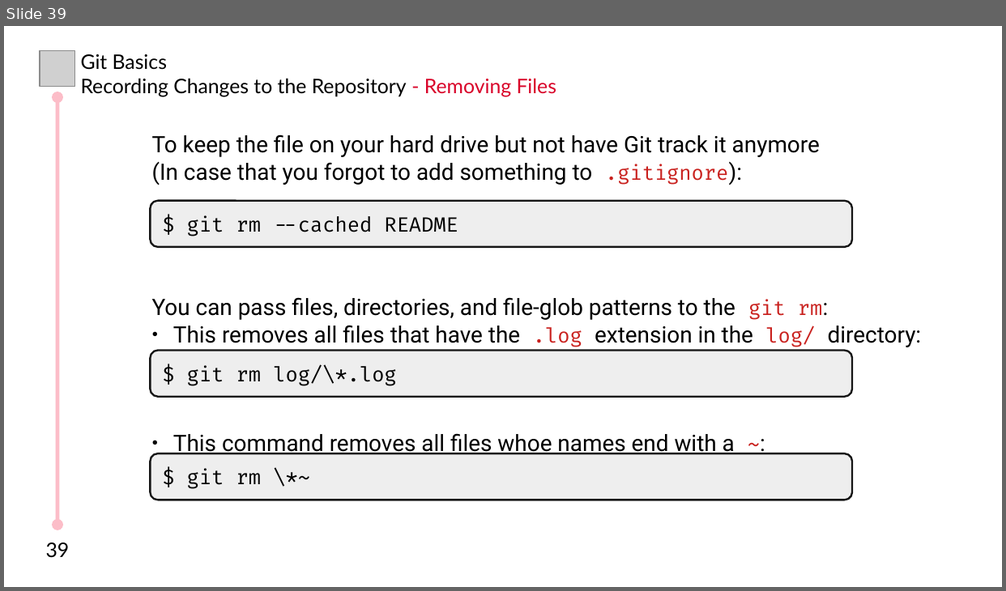
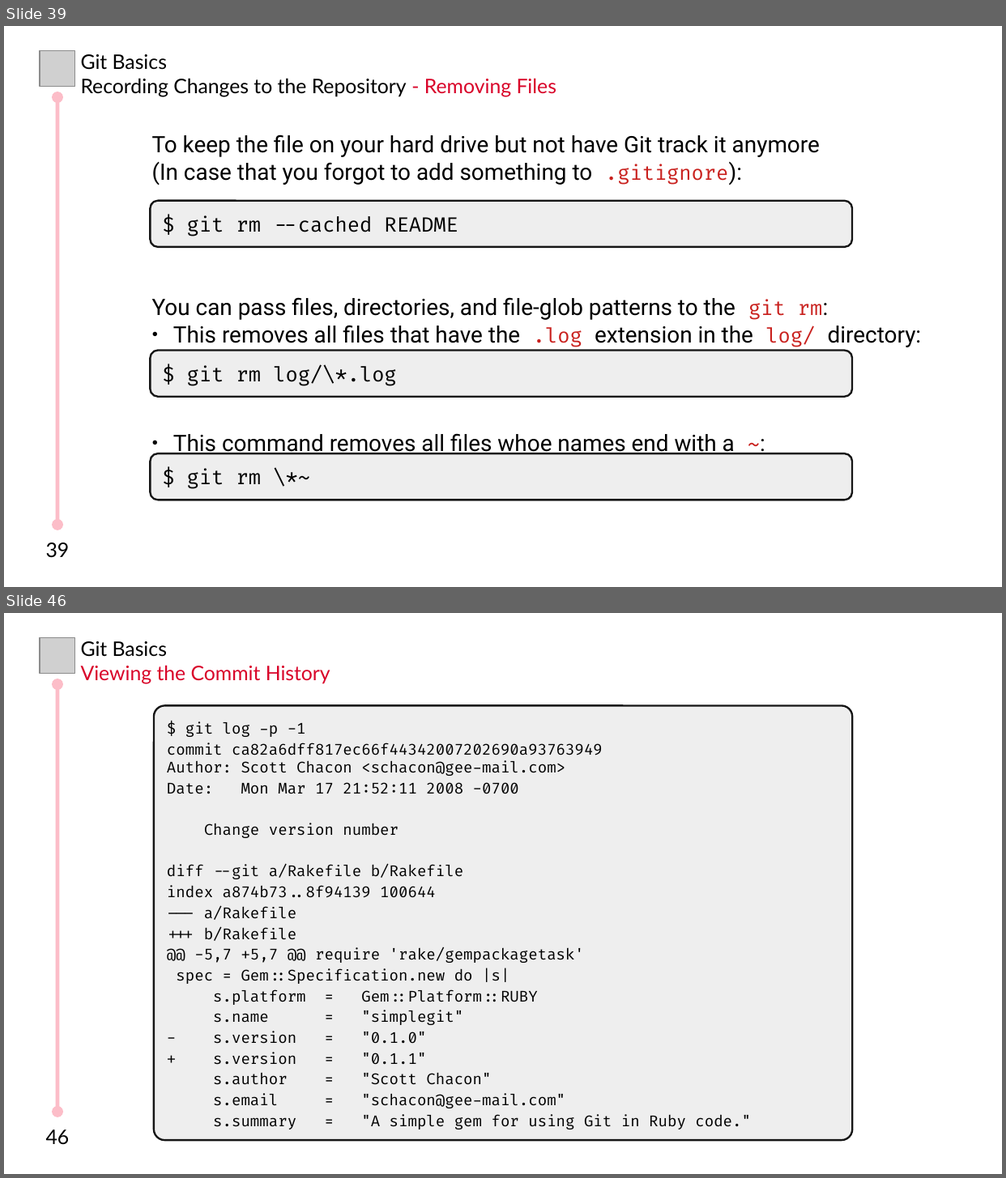
Before and after one commit to MHBahrampour/git-presentation-files, a slide deck: Chapter 2/Chapter 2.odp. Shown one above the other, each under a label of ours: slide 39 before the commit, slides 39 and 46 after it; the slides between them are not shown. The pictures are 1006x591 and 1006x1178 pixels, drawn with LibreOffice and Linux fonts; fonts in the diff are those of the drawing; grey boxes stand for pictures. Boxes give left, top, right and bottom in pixels: in the first picture for what was removed or moved away, otherwise in the second. Text is boxed around its words. In the diff, an @@ line names an element or a change of style, - is before the commit and + after.

Commit message:
'Ch2 - Viewing the Commit History' is completed

```diff
--- a/Chapter 2/Chapter 2.odp
+++ b/Chapter 2/Chapter 2.odp
@@ slide 46 added at (x1=4, y1=613, x2=1002, y2=1174), background #FFFFFF @@
@@ picture added at (x1=40, y1=638, x2=74, y2=674) @@
@@ text added at (x1=81, y1=641, x2=330, y2=684), 16 pt, text #D90429 @@
+Git Basics
+Viewing the Commit History
@@ double arrow added from (57, 684) to (57, 1112), #FCBDC8 3 pt @@
@@ rounded rectangle added at (x1=155, y1=705, x2=854, y2=1140), fill #EEEEEE, outline #151515 1.5 pt, 12 pt, text #000000 @@
+$ git log -p -1
+commit ca82a6dff817ec66f44342007202690a93763949
+Author: Scott Chacon <schacon@gee-mail.com>
+Date: Mon Mar 17 21:52:11 2008 -0700
+Change version number
+diff --git a/Rakefile b/Rakefile
+index a874b73..8f94139 100644
+--- a/Rakefile
++++ b/Rakefile
+@@ -5,7 +5,7 @@ require 'rake/gempackagetask'
+spec = Gem::Specification.new do |s|
+s.platform = Gem::Platform::RUBY
+s.name = "simplegit"
+- s.version = "0.1.0"
++ s.version = "0.1.1"
+s.author = "Scott Chacon"
+s.email = "schacon@gee-mail.com"
+s.summary = "A simple gem for using Git in Ruby code."
@@ text added at (x1=46, y1=1130, x2=70, y2=1145), 16 pt, text #000000 @@
+46
```
Also in this commit, not shown: 1 slide changed, 19 other slides added.
